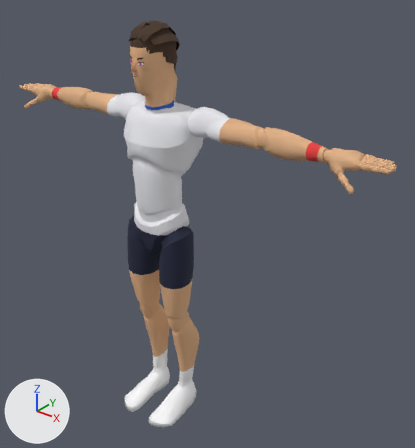
What one commit did to the glTF model sweetspot/models/players/p10.glb.
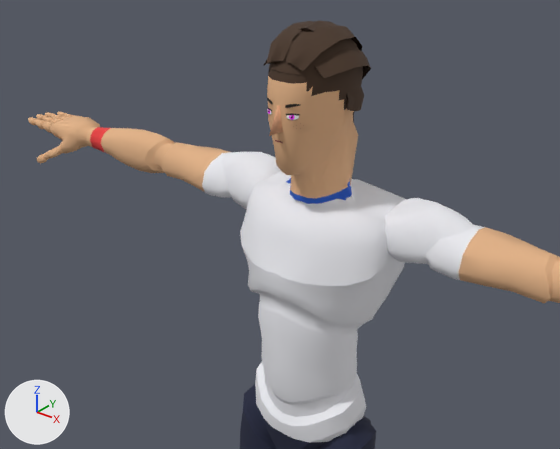
Each version appears first whole from a camera (50 mm lens) standing at (1.577, -1.647, 2.075) and looking at (0.154, 0.131, 0.972), and next in a close-up from a camera (50 mm lens) standing at (0.804, -1.11, 2.091) and looking at (-0.009, -0.093, 1.461). The lights are fixed; the arrows at lower left show +X, +Y and +Z. The last two pictures show the newer version. Vertices at exactly the same position are counted once.

Objects in the first close-up: 'Body', 'Face', 'Hair', 'Nose'.
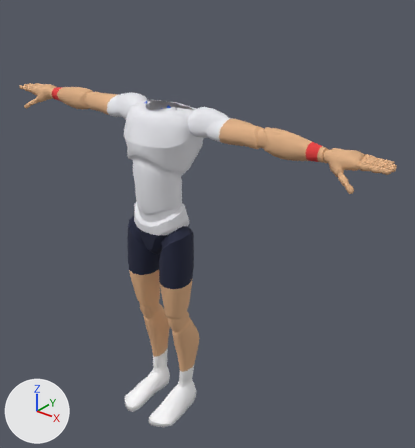
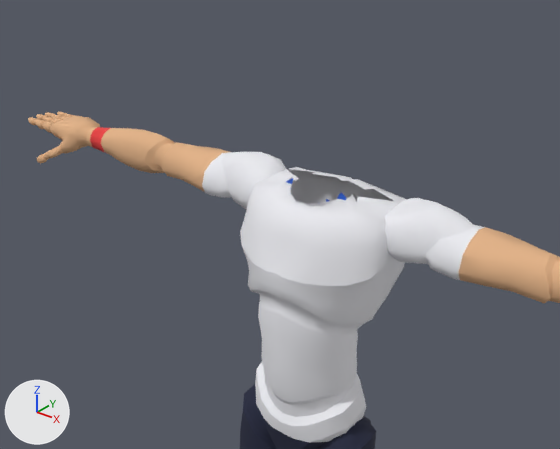
Edits to the bpy script that builds the scene:
```text
Change me_mannequin:
    used by ob_body; location = (0.0, 0.0, 0.0)
    remove me_mannequin.from_pydata(...)  # 7378 vertices, 14511 faces; spans x -0.97..0.97, y -0.21..0.14, z 0.0..1.81
    add me_mannequin.from_pydata(...)  # 7088 vertices, 13890 faces; spans x -0.97..0.97, y -0.21..0.14, z 0.0..1.51
    me_mannequin part 1: 3 vertices moved within x -0.01..0.01, y -0.04, z 1.49; 290 vertices removed from x -0.07..0.07, y -0.11..0.09, z 1.49..1.81
Remove ob_face:
    ob_face = bpy.data.objects.new('Face', me_face)
    ob_face.location = (0.0, 0.0, 0.0)
Remove ob_hair:
    ob_hair = bpy.data.objects.new('Hair', me_hair)
    ob_hair.location = (0.0, 0.0, 0.0)
Remove ob_nose:
    ob_nose = bpy.data.objects.new('Nose', me_nose)
    ob_nose.location = (0.0, 0.0, 0.0)
```

Pixel boxes [x1, y1, x2, y2] of what changed, in the close-ups (560 x 449 px):
'Body', reshaped: before [28, 63, 560, 449]; after [28, 112, 560, 449]
'Hair', deleted (brown): before [263, 21, 371, 123]
'Nose', deleted: before [269, 105, 283, 136]
'Face', deleted: before [267, 98, 300, 143]
part 1 of me_mannequin, cut back: before [267, 63, 393, 206]; after [295, 200, 321, 206]
